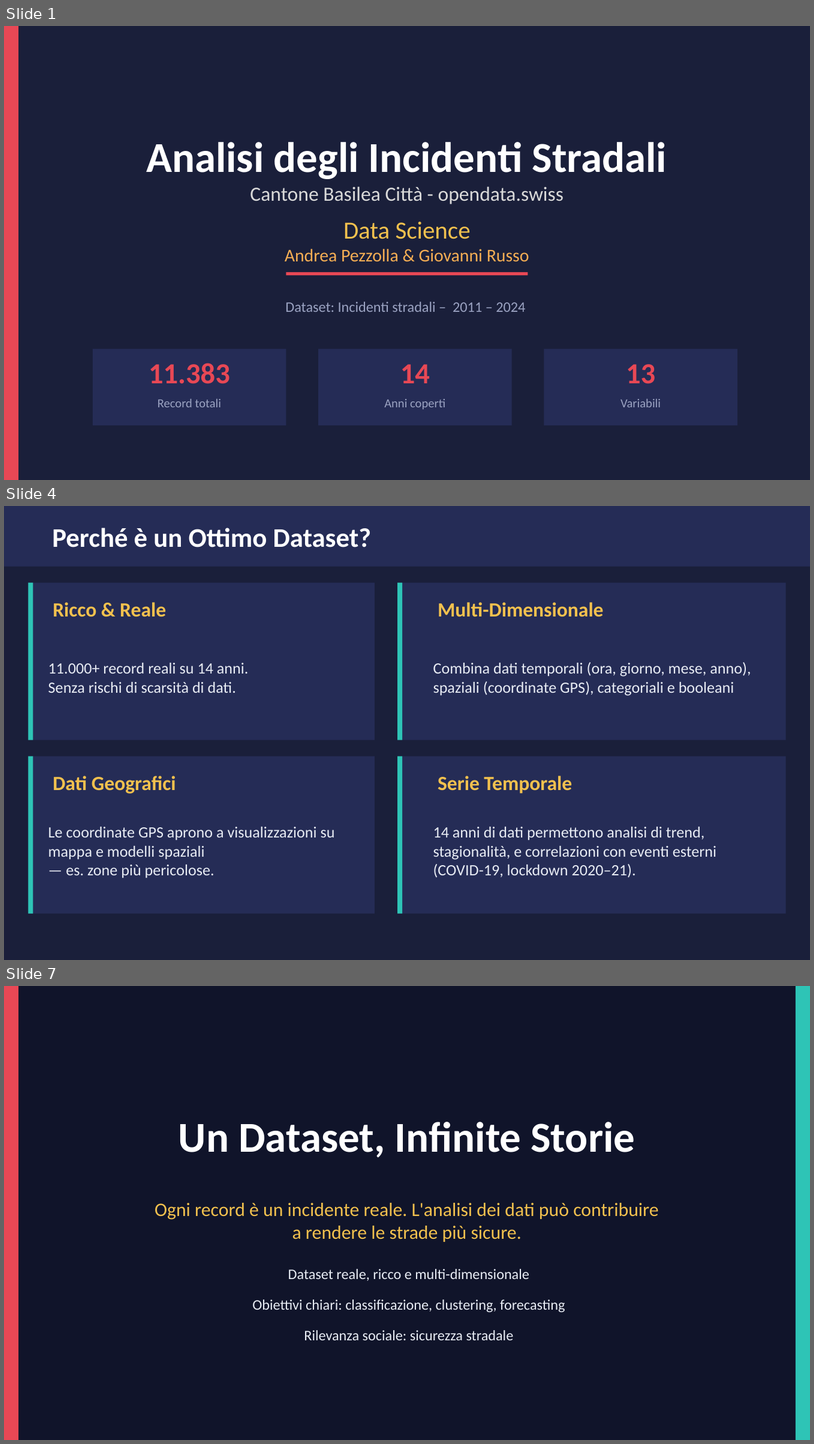
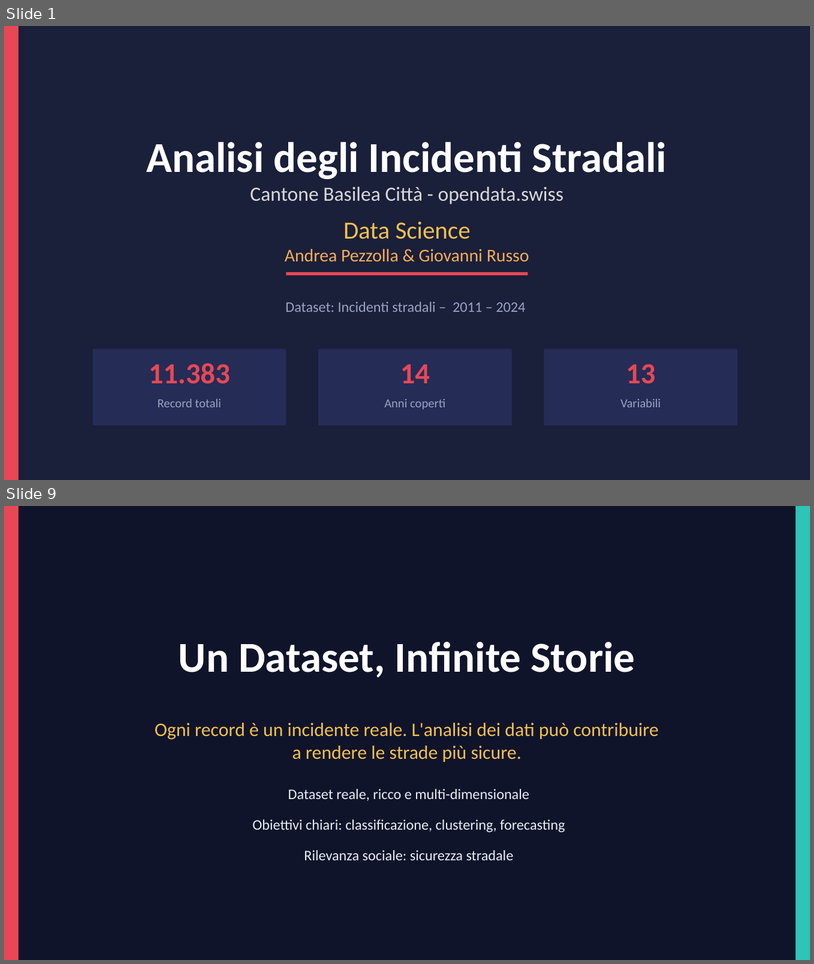
Before and after one commit to pezzandre/dataScience1, a slide deck: incidenti_datascience.pptx. Shown one above the other, each under a label of ours: slides 1, 4 and 7 before the commit, slides 1 and 9 after it; the slides between them are not shown. The pictures are 814x1444 and 814x964 pixels, drawn with LibreOffice and Linux fonts; fonts in the diff are those of the drawing. Boxes give left, top, right and bottom in pixels: in the first picture for what was removed or moved away, otherwise in the second. Text is boxed around its words. In the diff, an @@ line names an element or a change of style, - is before the commit and + after.

```diff
--- a/incidenti_datascience.pptx
+++ b/incidenti_datascience.pptx
@@ slide 4 removed at bbox=[4, 506, 810, 960], background #1A1F3A @@
@@ rectangle removed at bbox=[4, 506, 810, 567] @@
@@ text removed at bbox=[52, 528, 371, 547] @@
-Perché è un Ottimo Dataset?
@@ rectangle removed at bbox=[28, 583, 375, 740] @@
@@ rectangle removed at bbox=[28, 583, 33, 740] @@
@@ rectangle removed at bbox=[398, 583, 402, 740] @@
@@ rectangle removed at bbox=[402, 583, 786, 740] @@
@@ text removed at bbox=[53, 602, 166, 617] @@
-Ricco & Reale
@@ text removed at bbox=[438, 602, 604, 617] @@
-Multi-Dimensionale
@@ text removed at bbox=[48, 663, 249, 693] @@
-11.000+ record reali su 14 anni.
-Senza rischi di scarsità di dati.
@@ text removed at bbox=[434, 662, 751, 696] @@
-Combina dati temporali (ora, giorno, mese, anno), spaziali (coordinate GPS), categoriali e booleani
@@ rectangle removed at bbox=[28, 756, 375, 913] @@
@@ rectangle removed at bbox=[28, 756, 33, 913] @@
@@ rectangle removed at bbox=[398, 756, 402, 913] @@
@@ rectangle removed at bbox=[402, 756, 786, 913] @@
@@ text removed at bbox=[53, 775, 176, 793] @@
-Dati Geografici
@@ text removed at bbox=[438, 775, 572, 793] @@
-Serie Temporale
@@ text removed at bbox=[48, 826, 335, 877] @@
-Le coordinate GPS aprono a visualizzazioni su mappa e modelli spaziali
-— es. zone più pericolose.
@@ text removed at bbox=[434, 826, 717, 877] @@
-14 anni di dati permettono analisi di trend, stagionalità, e correlazioni con eventi esterni (COVID-19, lockdown 2020–21).
@@ what was slide 7 is now slide 9 @@
```
Also in this commit, not shown: 1 slide changed, 5 slides added, 2 other slides removed, 2 other files.
